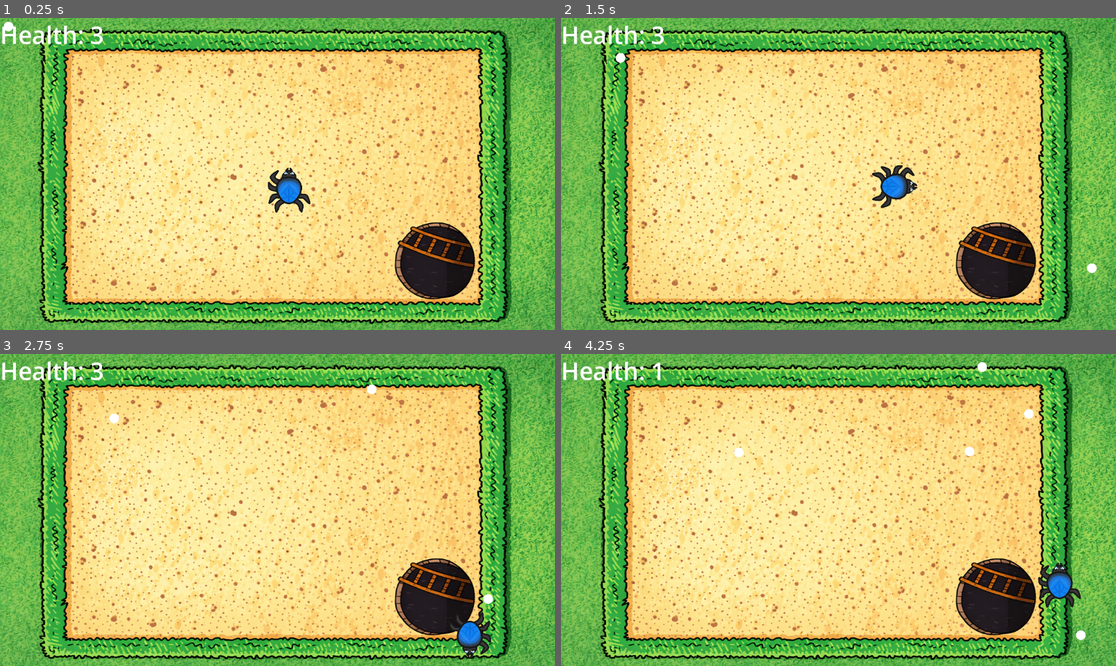
Above: before the commit, frames 1-4 (two rows, left to right).
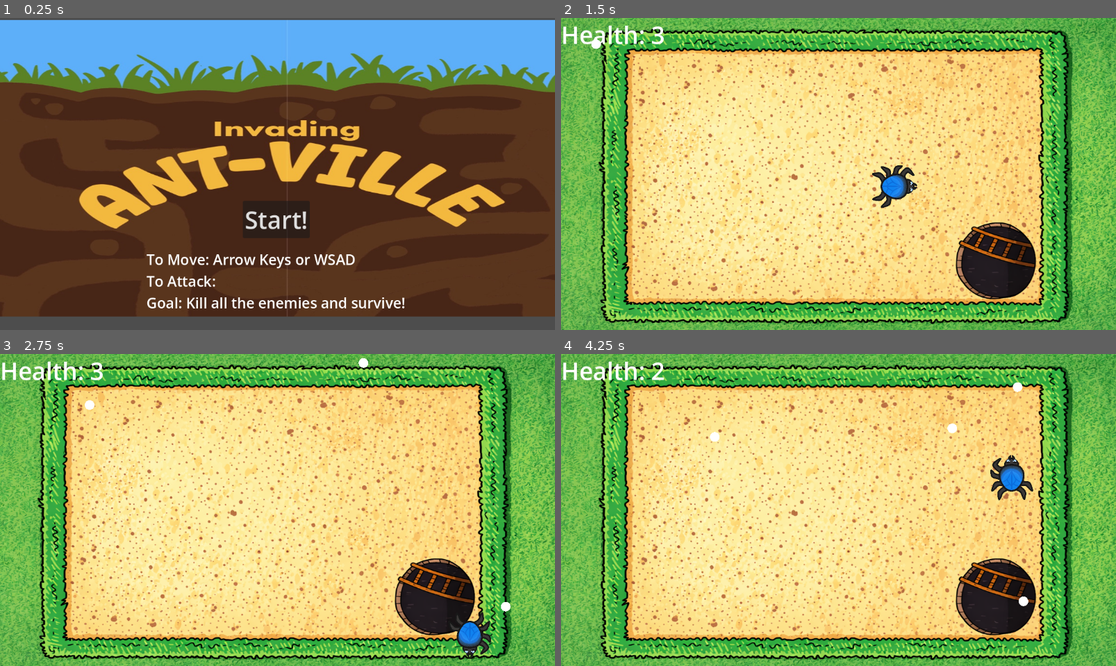
Above: after the commit, the same moments.

Repository: yjktyfhcvn-design/Six_Legged_Studio
Game: Godot game, scene res://title_screen.tscn
Two runs of this game, one before a commit and one after it. Both use one fixed random seed, a clock stepped at 60 frames per second and the inputs below. Before the commit the project starts from res://first_level.tscn.
Inputs (mouse positions are in pixels of both pictures, inside the frame that each line leads up to):
- Up to frame 1 (0.25 s): no input
- Up to frame 2 (1.5 s): click (838, 220) at 0.5 s, where only the run after the commit has a clickable "Start!"; hold D (move_right) from 1.28 s (still down); tap Space (deploy_web) at 1.35 s
- Up to frame 3 (2.75 s): release D (move_right) at 2.03 s; hold S (move_down) from 2.03 s (still down); tap Space (deploy_web) at 2.1 s
- Up to frame 4 (4.25 s): release S (move_down) at 2.78 s; hold D (move_right) 2.78-3.53 s; tap Space (deploy_web) at 2.85, 3.6 s; hold W (move_up) from 3.53 s (still down)

The runs differ from the first frame. In frame 1, 100% of the frame differs, in the area x 0-100%, y 0-100%; in frame 2, 0.1%; in frame 3, 0.3%; in frame 4, 1.7%.

Commit message:
Added Title and Game Over Scene

Diff:
--- a/first_level.gd
+++ b/first_level.gd
@@ -15,6 +15,7 @@
 func game_over() -> void:
 	$Mob_Timer.stop()
 	print("game over")
+	get_tree().change_scene_to_file("res://game_over.tscn")
 	pass
 
 func game_start() -> void:
--- /dev/null
+++ b/game_over.gd
@@ -0,0 +1,16 @@
+extends Node
+
+
+# Called when the node enters the scene tree for the first time.
+func _ready() -> void:
+	pass # Replace with function body.
+
+
+# Called every frame. 'delta' is the elapsed time since the previous frame.
+func _process(delta: float) -> void:
+	pass
+
+
+func _on_button_pressed() -> void:
+	get_tree().change_scene_to_file("res://first_level.tscn")
+	pass # Replace with function body.
--- /dev/null
+++ b/game_over.tscn
@@ -0,0 +1,38 @@
+[gd_scene load_steps=2 format=3 uid="uid://dekdqx37wqde4"]
+
+[ext_resource type="Script" uid="uid://dcm2635anly0c" path="res://game_over.gd" id="1_y26ei"]
+
+[node name="Game Over" type="Node"]
+script = ExtResource("1_y26ei")
+
+[node name="Label" type="Label" parent="."]
+anchors_preset = 8
+anchor_left = 0.5
+anchor_top = 0.5
+anchor_right = 0.5
+anchor_bottom = 0.5
+offset_left = -135.5
+offset_top = -34.5
+offset_right = 135.5
+offset_bottom = 34.5
+grow_horizontal = 2
+grow_vertical = 2
+theme_override_font_sizes/font_size = 50
+text = "Game Over"
+
+[node name="Button" type="Button" parent="."]
+anchors_preset = 7
+anchor_left = 0.5
+anchor_top = 1.0
+anchor_right = 0.5
+anchor_bottom = 1.0
+offset_left = -117.0
+offset_top = -198.0
+offset_right = 117.0
+offset_bottom = -121.0
+grow_horizontal = 2
+grow_vertical = 0
+theme_override_font_sizes/font_size = 50
+text = "Try Again"
+
+[connection signal="pressed" from="Button" to="." method="_on_button_pressed"]
--- a/player_character.gd
+++ b/player_character.gd
@@ -152,7 +152,6 @@
 	get_parent().get_node("HealthBar").text = "Health: " + str(health)
 	if health == 0:
 		var main = get_parent()
-		queue_free()
 		if main:
 			main.game_over()
 	pass
--- a/project.godot
+++ b/project.godot
@@ -11,7 +11,7 @@
 [application]
 
 config/name="Invading Anville"
-run/main_scene="uid://dc6hgpar431oi"
+run/main_scene="uid://vopkupid07kk"
 config/features=PackedStringArray("4.5", "Forward Plus")
 config/icon="res://icon.svg"
 
--- /dev/null
+++ b/title_screen.gd
@@ -0,0 +1,17 @@
+extends Node
+@onready var start_button: Button = $Button
+
+# Called when the node enters the scene tree for the first time.
+func _ready() -> void:
+	start_button.visible = true
+	pass # Replace with function body.
+
+
+# Called every frame. 'delta' is the elapsed time since the previous frame.
+func _process(delta: float) -> void:
+	pass
+
+
+func _on_button_pressed() -> void:
+	get_tree().change_scene_to_file("res://first_level.tscn")
+	pass # Replace with function body.
--- a/title_screen.tscn
+++ b/title_screen.tscn
@@ -1,9 +1,47 @@
-[gd_scene format=3 uid="uid://vopkupid07kk"]
+[gd_scene load_steps=3 format=3 uid="uid://vopkupid07kk"]
 
-[node name="TitleScreen" type="Control" unique_id=2083224516]
-layout_mode = 3
-anchors_preset = 15
-anchor_right = 1.0
+[ext_resource type="Script" uid="uid://cym8bhaec456o" path="res://title_screen.gd" id="1_ak2if"]
+[ext_resource type="Texture2D" uid="uid://dmlkqgjvgricn" path="res://Assets/Antville_TitleScreen.jpeg" id="1_v6p8y"]
+
+[node name="TitleScreen" type="Node"]
+script = ExtResource("1_ak2if")
+
+[node name="AntvilleTitleScreen" type="Sprite2D" parent="."]
+position = Vector2(592, 312)
+scale = Vector2(1, 0.6)
+texture = ExtResource("1_v6p8y")
+
+[node name="Button" type="Button" parent="."]
+anchors_preset = 7
+anchor_left = 0.5
+anchor_top = 1.0
+anchor_right = 0.5
 anchor_bottom = 1.0
+offset_left = -72.0
+offset_top = -268.0
+offset_right = 67.0
+offset_bottom = -191.0
 grow_horizontal = 2
-grow_vertical = 2
+grow_vertical = 0
+theme_override_font_sizes/font_size = 50
+text = "Start!"
+
+[node name="Intructions" type="Label" parent="."]
+top_level = true
+anchors_preset = 7
+anchor_left = 0.5
+anchor_top = 1.0
+anchor_right = 0.5
+anchor_bottom = 1.0
+offset_left = -272.0
+offset_top = -168.0
+offset_right = 265.0
+offset_bottom = -36.0
+grow_horizontal = 2
+grow_vertical = 0
+theme_override_font_sizes/font_size = 30
+text = "To Move: Arrow Keys or WSAD
+To Attack:
+Goal: Kill all the enemies and survive!"
+
+[connection signal="pressed" from="Button" to="." method="_on_button_pressed"]
Binary file added: Assets/Antville_TitleScreen.jpeg
Not shown, added: Assets/Antville_TitleScreen.jpeg.import
Not shown, added: game_over.gd.uid
Not shown, added: title_screen.gd.uid
